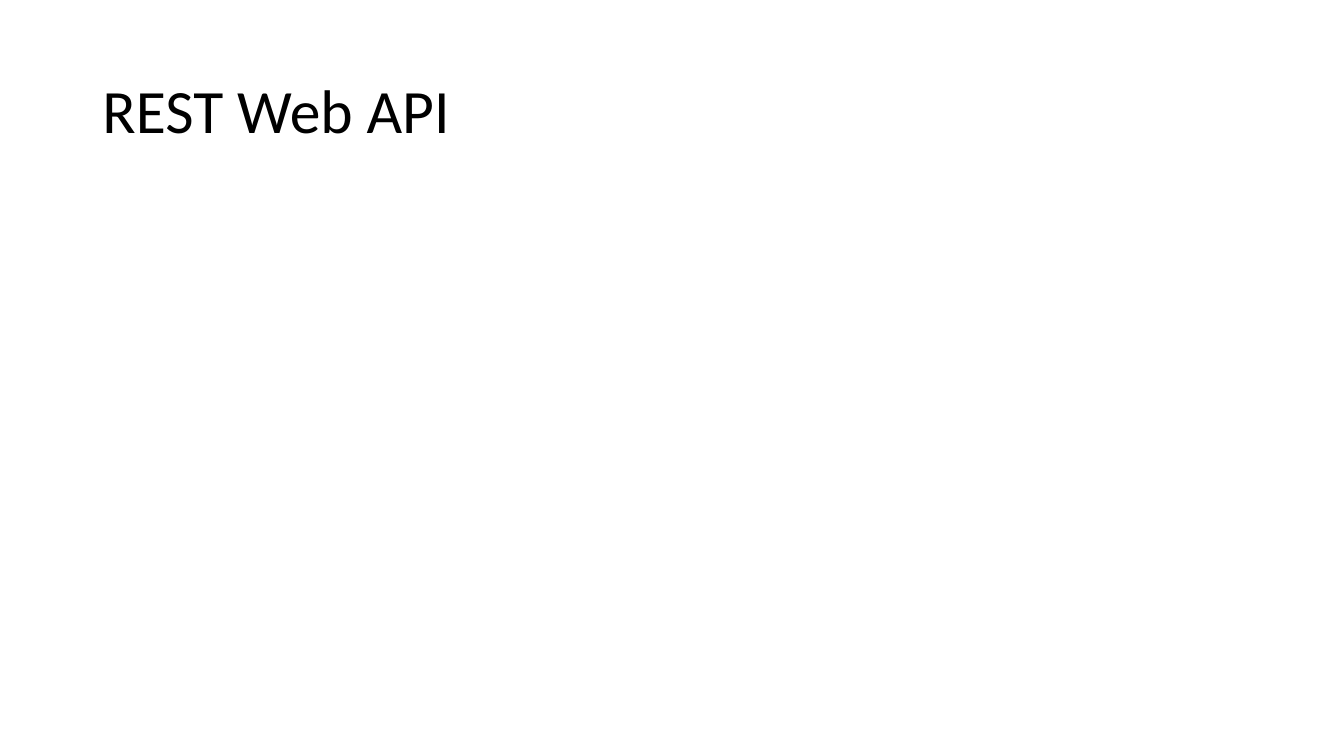
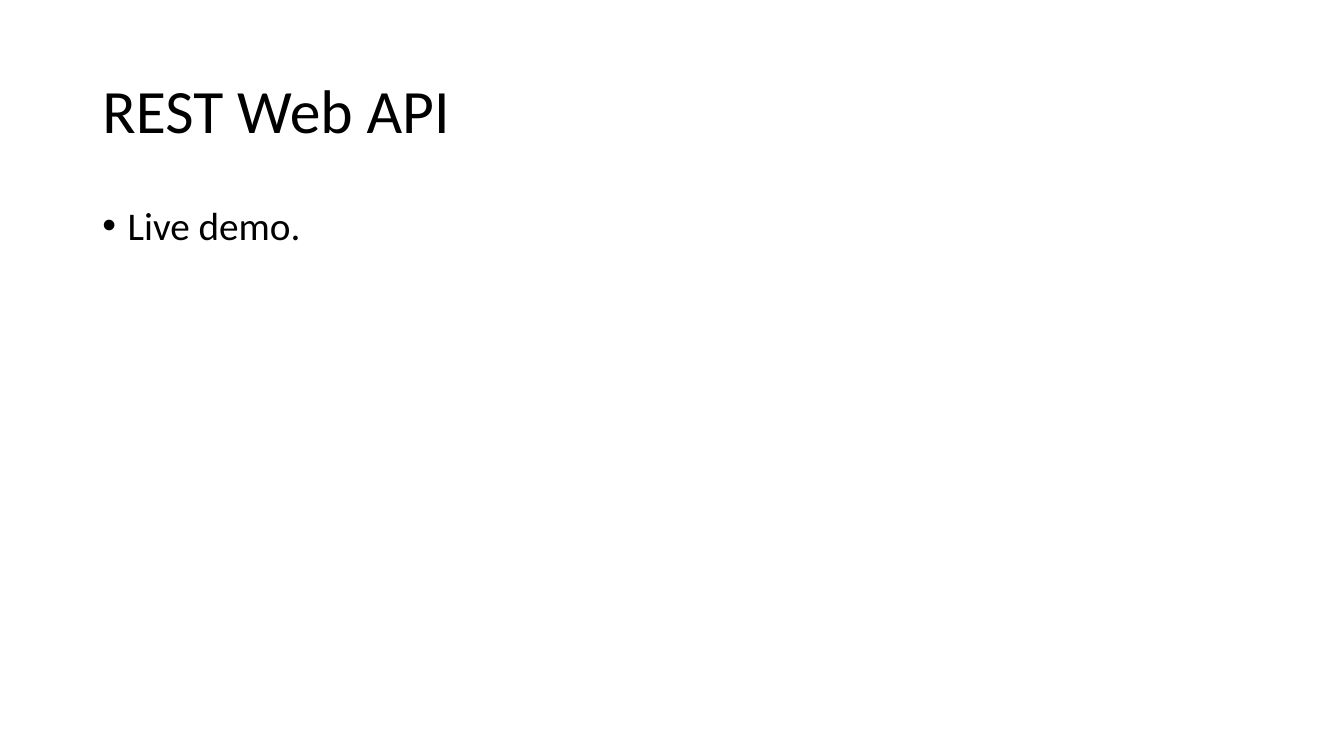
Before and after one commit to hevilhuy/Reports, a slide deck: slide 16 of Document/Report 3.pptx. Drawn at 1344x756 pixels with LibreOffice and Linux fonts; fonts in the diff are those of the drawing. Boxes give left, top, right and bottom in pixels: in the first picture for what was removed or moved away, otherwise in the second. Text is boxed around its words. In the diff, an @@ line names an element or a change of style, - is before the commit and + after.

```diff
--- a/Document/Report 3.pptx
+++ b/Document/Report 3.pptx
@@ text added at (128,212,301,241), 28 pt, text #000000 @@
+• Live demo.
```
Also in this commit, not shown: 1 other slide changed, 1 other file.
